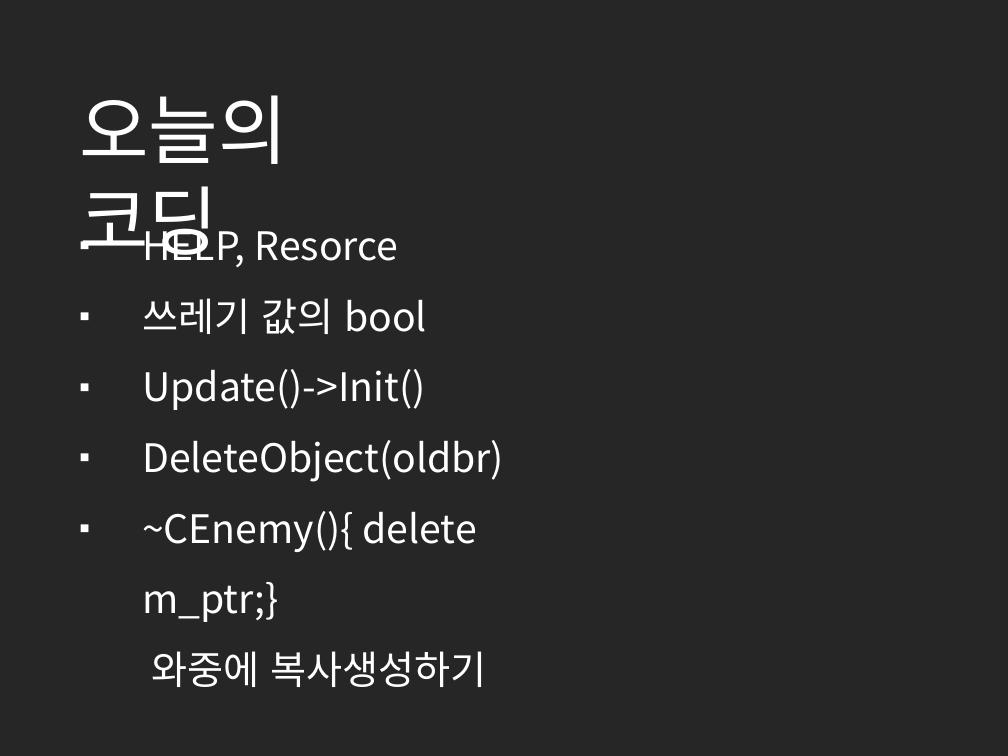
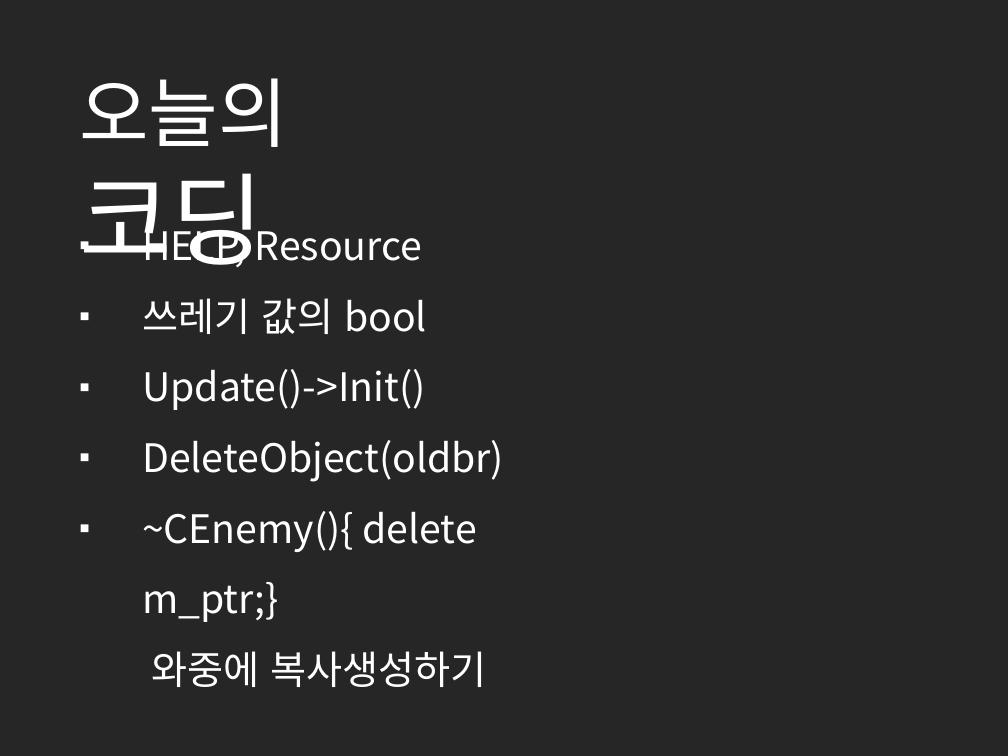
Before and after one commit to cmTEJAVA/Satellite, a slide deck: slide 13 of 발표자료/API 텀프로젝트 발표자료.pptx (slide 12 before the commit). Drawn at 1008x756 pixels with LibreOffice and Linux fonts; fonts in the diff are those of the drawing. Boxes give left, top, right and bottom in pixels: in the first picture for what was removed or moved away, otherwise in the second. Text is boxed around its words. In the diff, an @@ line names an element or a change of style, - is before the commit and + after.

```diff
--- a/발표자료/API 텀프로젝트 발표자료.pptx
+++ b/발표자료/API 텀프로젝트 발표자료.pptx
@@ text "오늘의 코딩": place and size @@
-text "오늘의 코딩" at [79,95,288,260]
+text "오늘의 코딩" at [79,78,288,267]
@@ text "오늘의 코딩" at [79,78,288,267]: size 54 to 72 pt in "코딩" @@
@@ text at [142,220,422,267]: text changed @@
-▪ HELP, Resorce
+▪ HELP, Resource
```
Also in this commit, not shown: 4 other slides changed, 1 slide added, 2 other files.
